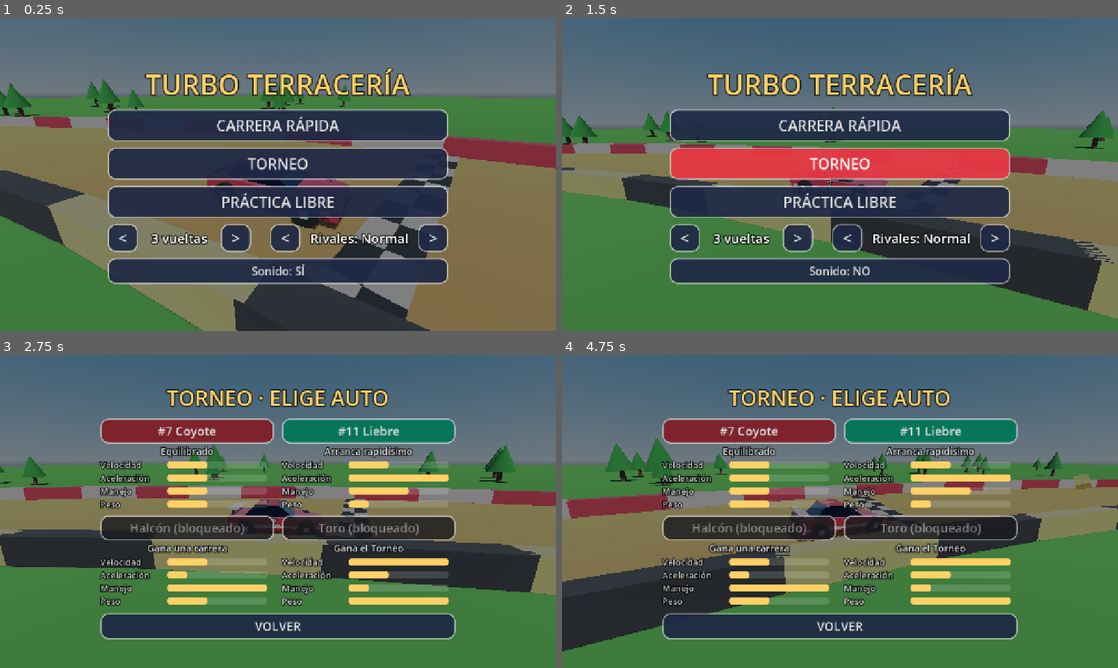
Above: before the commit, frames 1-4 (two rows, left to right).
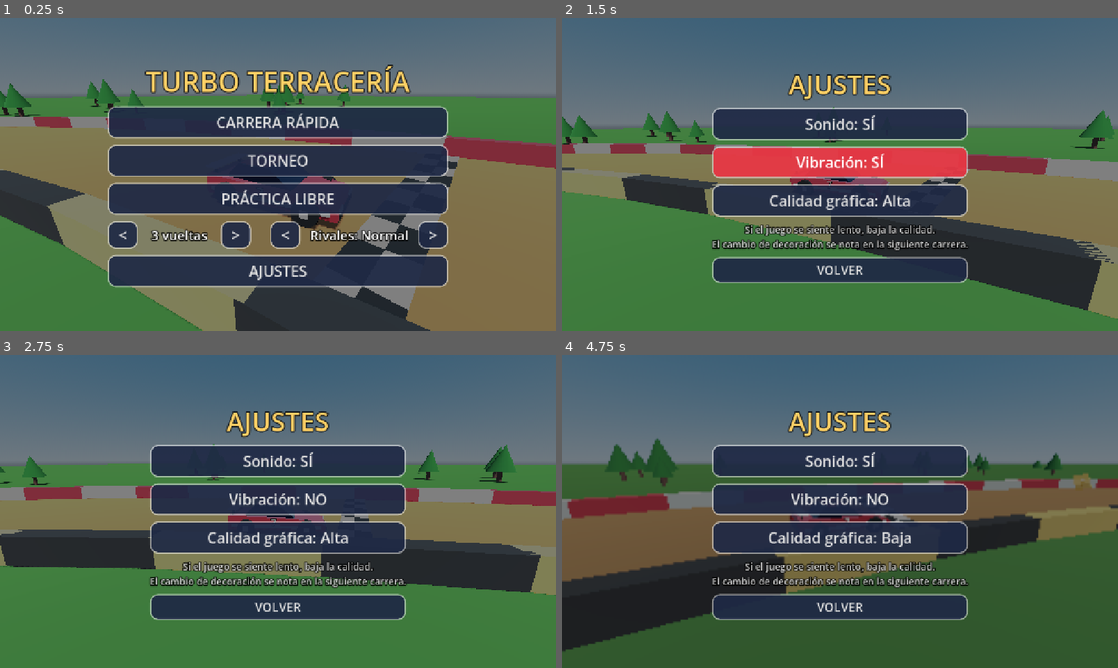
Above: after the commit, the same moments.

Repository: nasari1988/turbo-terraceria
Game: Godot game, scene res://scenes/main.tscn
The game is run twice, just before and just after one commit, with the same random seed, the same clock (stepped at 60 frames per second) and the same inputs.
Inputs (mouse positions are in pixels of both pictures, inside the frame that each line leads up to):
- Up to frame 1 (0.25 s): no input
- Up to frame 2 (1.5 s): click (840, 271) at 0.5 s, where only the run after the commit has a clickable "AJUSTES"; move the mouse to (962, 158) at 1.27 s; hold D (derecha) from 1.28 s (still down); hold W (acelerar) from 1.28 s (still down); click (962, 158) at 1.42 s
- Up to frame 3 (2.75 s): tap S (frenar) at 1.55 s; release D (derecha) at 2 s; release W (acelerar) at 2 s; drag from (166, 527) to (250, 574) at 2.02 s
- Up to frame 4 (4.75 s): move the mouse to (895, 442) at 2.77 s; hold D (derecha) 2.78-3.5 s; tap R (reiniciar) at 2.85 s; tap E (usar) at 3.05 s; drag from (812, 574) to (673, 464) at 3.52 s; move the mouse to (1006, 558) at 4.27 s; hold A (izquierda) from 4.28 s (still down); hold W (acelerar) from 4.28 s (still down); tap Enter (ui_accept) at 4.35, 4.52 s

The runs differ from the first frame. In frame 1, 13% of the frame differs, in the area x 19-81%, y 14-87%; in frame 2, 15%; in frame 3, 36%; in frame 4, 63%, in the area x 0-100%, y 10-100%.

Commit message:
Fase 5: control Bluetooth, ajustes de calidad, vibración, ícono y preparación para Google Play
- Mapeo de control (gatillos, palanca, cruceta, botones) y ocultar controles táctiles al usarlo
- Pantalla de ajustes: sonido, vibración y calidad gráfica (resolución 3D, sombras, decoración, polvo)
- Pausa automática al salir de la app, pantalla siempre encendida, límite de 60 FPS
- Ícono adaptativo y pantalla de carga originales; permiso de vibración
- Preset 'Android Play' (AAB con Gradle) y flujo de compilación firmada
- Ficha de tienda, política de privacidad, capturas 1920x1080 y guía de publicación

Co-Authored-By: Claude Opus 5.5 <noreply@anthropic.com>
Claude-Session: https://claude.ai/code/session_01JJstABNGxWC8pL9Fu4gGr9

Diff:
--- a/project.godot
+++ b/project.godot
@@ -6,10 +6,13 @@
 
 config/name="Turbo Terracería"
 config/description="Juego de carreras arcade para Android (prototipo)."
-config/version="0.4.0"
+config/version="0.5.0"
 run/main_scene="res://scenes/main.tscn"
 config/features=PackedStringArray("4.7", "Mobile")
 config/icon="res://icon.svg"
+boot_splash/bg_color=Color(0.29, 0.56, 0.85, 1)
+boot_splash/show_image=true
+boot_splash/image="res://assets/pantalla_carga.png"
 
 [display]
 
--- a/scripts/car.gd
+++ b/scripts/car.gd
@@ -509,7 +509,7 @@
 func _build_effects() -> void:
 	# Polvo de las llantas traseras.
 	_dust = CPUParticles3D.new()
-	_dust.amount = 22
+	_dust.amount = [8, 14, 22][preload("res://scripts/settings.gd").quality]
 	_dust.lifetime = 0.9
 	_dust.local_coords = false
 	_dust.emitting = false
--- a/scripts/main.gd
+++ b/scripts/main.gd
@@ -3,6 +3,7 @@
 ## los controles y el menú. Lo elegido vive en game_state.gd.
 
 const GameState := preload("res://scripts/game_state.gd")
+const Settings := preload("res://scripts/settings.gd")
 const Track := preload("res://scripts/track.gd")
 const SplineTrack := preload("res://scripts/spline_track.gd")
 const Car := preload("res://scripts/car.gd")
@@ -25,8 +26,15 @@
 }
 
 
+var _sun: DirectionalLight3D
+var _menu: Node
+
+
 func _ready() -> void:
 	_setup_input()
+	Settings.load_settings()
+	DisplayServer.screen_set_keep_on(true)
+	Engine.max_fps = 60
 
 	var sfx := Sfx.new()
 	sfx.name = "Sfx"
@@ -80,6 +88,8 @@
 	menu.race = race
 	menu.sfx = sfx
 	add_child(menu)
+	_menu = menu
+	apply_quality()
 
 	race.to_menu()
 	camera.snap()
@@ -90,14 +100,64 @@
 		camera.snap()
 
 
+## Botones y ejes de control (Bluetooth/USB, distribución tipo Xbox).
+const PAD_BUTTONS := {
+	"acelerar": [JOY_BUTTON_A],
+	"frenar": [JOY_BUTTON_B, JOY_BUTTON_X],
+	"izquierda": [JOY_BUTTON_DPAD_LEFT],
+	"derecha": [JOY_BUTTON_DPAD_RIGHT],
+	"reiniciar": [JOY_BUTTON_BACK],
+	"pausa": [JOY_BUTTON_START],
+	"usar": [JOY_BUTTON_Y, JOY_BUTTON_RIGHT_SHOULDER, JOY_BUTTON_LEFT_SHOULDER],
+}
+## [acción, eje, dirección]
+const PAD_AXES := [
+	["acelerar", JOY_AXIS_TRIGGER_RIGHT, 1.0],
+	["frenar", JOY_AXIS_TRIGGER_LEFT, 1.0],
+	["izquierda", JOY_AXIS_LEFT_X, -1.0],
+	["derecha", JOY_AXIS_LEFT_X, 1.0],
+]
+
+
 func _setup_input() -> void:
+	if InputMap.has_action("acelerar"):
+		return  # ya configurado (la escena se recarga entre carreras)
 	for action in ACTIONS:
-		if not InputMap.has_action(action):
-			InputMap.add_action(action)
+		InputMap.add_action(action, 0.2)
 		for key in ACTIONS[action]:
 			var ev := InputEventKey.new()
 			ev.physical_keycode = key
 			InputMap.action_add_event(action, ev)
+		for button in PAD_BUTTONS.get(action, []):
+			var jb := InputEventJoypadButton.new()
+			jb.button_index = button
+			InputMap.action_add_event(action, jb)
+	for a in PAD_AXES:
+		var jm := InputEventJoypadMotion.new()
+		jm.axis = a[1]
+		jm.axis_value = a[2]
+		InputMap.action_add_event(a[0], jm)
+	# Botones de menú (aceptar/regresar) con el control.
+	var accept := InputEventJoypadButton.new()
+	accept.button_index = JOY_BUTTON_A
+	InputMap.action_add_event("ui_accept", accept)
+
+
+## Aplica la calidad gráfica elegida (resolución 3D y sombras).
+func apply_quality() -> void:
+	var vp := get_viewport()
+	vp.scaling_3d_mode = Viewport.SCALING_3D_MODE_BILINEAR
+	vp.scaling_3d_scale = Settings.render_scale()
+	if _sun:
+		_sun.shadow_enabled = Settings.shadows()
+		_sun.directional_shadow_max_distance = 90.0 if Settings.quality == 2 else 55.0
+
+
+## Si el jugador sale de la app (llamada, notificación…), se pausa la carrera.
+func _notification(what: int) -> void:
+	if what == NOTIFICATION_APPLICATION_FOCUS_OUT or what == NOTIFICATION_APPLICATION_PAUSED:
+		if _menu and _menu.has_method("pause_from_outside"):
+			_menu.pause_from_outside()
 
 
 func _setup_environment(t: Dictionary) -> void:
@@ -124,6 +184,7 @@
 	add_child(world)
 
 	var sun := DirectionalLight3D.new()
+	_sun = sun
 	sun.rotation_degrees = Vector3(-55, 35, 0)
 	sun.light_energy = t.sun_energy
 	sun.light_color = t.sun
--- a/scripts/menu.gd
+++ b/scripts/menu.gd
@@ -3,6 +3,7 @@
 ## Funciona aunque el juego esté en pausa.
 
 const GameState := preload("res://scripts/game_state.gd")
+const Settings := preload("res://scripts/settings.gd")
 
 var race: Node
 var sfx: Node
@@ -16,6 +17,9 @@
 var _pause: VBoxContainer
 var _results: VBoxContainer
 var _tour: VBoxContainer
+var _options: VBoxContainer
+var _vibe_button: Button
+var _quality_button: Button
 var _results_table: GridContainer
 var _results_title: Label
 var _results_extra: Label
@@ -48,6 +52,7 @@
 	_build_pause()
 	_build_results()
 	_build_tournament()
+	_build_options()
 
 	race.state_changed.connect(_on_state)
 	race.player_finished.connect(func():
@@ -93,11 +98,41 @@
 	_change_laps(0)
 	_change_difficulty(0)
 
-	_sound_button = _small_button("", _toggle_sound)
-	_sound_button.custom_minimum_size = Vector2(420, 60)
-	_sound_button.add_theme_font_size_override("font_size", 26)
-	_main.add_child(_sound_button)
+	_main.add_child(_button("AJUSTES", func(): _show(_options)))
+
+
+func _build_options() -> void:
+	_options = _panel()
+	_options.add_child(_label("AJUSTES", 60, Color("ffd166")))
+	_sound_button = _button("", _toggle_sound)
+	_options.add_child(_sound_button)
+	_vibe_button = _button("", func():
+		Settings.vibration = not Settings.vibration
+		Settings.save()
+		_refresh_options())
+	_options.add_child(_vibe_button)
+	_quality_button = _button("", func():
+		Settings.quality = (Settings.quality + 2) % 3
+		Settings.save()
+		_refresh_options()
+		_apply_quality())
+	_options.add_child(_quality_button)
+	_options.add_child(_label("Si el juego se siente lento, baja la calidad.\nEl cambio de decoración se nota en la siguiente carrera.", 22, Color(1, 1, 1, 0.8)))
+	_options.add_child(_back_button(func(): _show(_main)))
 	_apply_sound()
+	_refresh_options()
+
+
+func _refresh_options() -> void:
+	_sound_button.text = "Sonido: " + ("SÍ" if _sound_on else "NO")
+	_vibe_button.text = "Vibración: " + ("SÍ" if Settings.vibration else "NO")
+	_quality_button.text = "Calidad gráfica: " + Settings.QUALITY_NAMES[Settings.quality]
+
+
+func _apply_quality() -> void:
+	var main := get_parent()
+	if main.has_method("apply_quality"):
+		main.apply_quality()
 
 
 func _choose(kind: String) -> void:
@@ -324,7 +359,7 @@
 
 
 func _show(panel: Control) -> void:
-	for p in [_main, _tracks, _cars, _pause, _results, _tour]:
+	for p in [_main, _tracks, _cars, _pause, _results, _tour, _options]:
 		p.get_parent().visible = p == panel
 	_dim.visible = panel != null
 
@@ -353,19 +388,17 @@
 
 
 func _load_settings() -> void:
-	var cfg := ConfigFile.new()
-	if cfg.load(SETTINGS_PATH) == OK:
-		_laps = cfg.get_value("carrera", "vueltas", 3)
-		race.difficulty = cfg.get_value("carrera", "dificultad", 1)
-		_sound_on = cfg.get_value("general", "sonido", true)
+	Settings.load_settings()
+	_laps = Settings.laps
+	race.difficulty = Settings.difficulty
+	_sound_on = Settings.sound
 
 
 func _save_settings() -> void:
-	var cfg := ConfigFile.new()
-	cfg.set_value("carrera", "vueltas", _laps)
-	cfg.set_value("carrera", "dificultad", race.difficulty)
-	cfg.set_value("general", "sonido", _sound_on)
-	cfg.save(SETTINGS_PATH)
+	Settings.laps = _laps
+	Settings.difficulty = race.difficulty
+	Settings.sound = _sound_on
+	Settings.save()
 
 
 func _change_laps(step: int) -> void:
@@ -375,6 +408,11 @@
 	_laps_label.text = "%d vuelta%s" % [_laps, "" if _laps == 1 else "s"]
 	if step != 0:
 		_save_settings()
+
+
+func pause_from_outside() -> void:
+	if not get_tree().paused and (race.state == race.State.COUNTDOWN or race.state == race.State.RACING):
+		_open_pause()
 
 
 func _open_pause() -> void:
--- a/scripts/powerups.gd
+++ b/scripts/powerups.gd
@@ -2,6 +2,8 @@
 ## Cajas de power-ups en la pista y efectos de cada objeto:
 ## TURBO (empujón), ESCUDO (protege), ACEITE (mancha que hace girar) y
 ## ONDA (empuja a los autos cercanos).
+
+const Settings := preload("res://scripts/settings.gd")
 
 signal item_picked(car: Node3D, kind: String)
 signal item_used(car: Node3D, kind: String)
@@ -188,7 +190,8 @@
 			return
 		if victim == owner_car and OIL_LIFETIME - oil.time < oil.grace:
 			return
-		victim.hit("aceite")
+		if victim.hit("aceite") and victim.use_player_input and Settings.vibration:
+			Input.vibrate_handheld(120)
 		oil.time = 0.0)
 	if owner_car.has_method("_play"):
 		owner_car._play("aceite", -4.0, 1.3)
@@ -203,7 +206,8 @@
 		d.y = 0.0
 		if d.length() < WAVE_RADIUS:
 			var push := d.normalized() * 13.0 + Vector3.UP * 5.0
-			c.hit("onda", push)
+			if c.hit("onda", push) and c.use_player_input and Settings.vibration:
+				Input.vibrate_handheld(150)
 	_ring_effect(center)
 	var sfx := get_tree().get_first_node_in_group("sfx")
 	if sfx:
--- /dev/null
+++ b/scripts/settings.gd
@@ -0,0 +1,50 @@
+extends RefCounted
+## Ajustes del jugador (se guardan en user://ajustes.cfg): vueltas,
+## dificultad, sonido, vibración y calidad gráfica.
+
+const PATH := "user://ajustes.cfg"
+const QUALITY_NAMES := ["Baja", "Media", "Alta"]
+
+static var laps := 3
+static var difficulty := 1
+static var sound := true
+static var vibration := true
+static var quality := 2          # 0 = baja, 1 = media, 2 = alta
+static var _loaded := false
+
+
+static func load_settings() -> void:
+	if _loaded:
+		return
+	_loaded = true
+	var cfg := ConfigFile.new()
+	if cfg.load(PATH) != OK:
+		return
+	laps = cfg.get_value("carrera", "vueltas", laps)
+	difficulty = cfg.get_value("carrera", "dificultad", difficulty)
+	sound = cfg.get_value("general", "sonido", sound)
+	vibration = cfg.get_value("general", "vibracion", vibration)
+	quality = cfg.get_value("general", "calidad", quality)
+
+
+static func save() -> void:
+	var cfg := ConfigFile.new()
+	cfg.set_value("carrera", "vueltas", laps)
+	cfg.set_value("carrera", "dificultad", difficulty)
+	cfg.set_value("general", "sonido", sound)
+	cfg.set_value("general", "vibracion", vibration)
+	cfg.set_value("general", "calidad", quality)
+	cfg.save(PATH)
+
+
+## Escala de resolución 3D, sombras y cantidad de decoración por calidad.
+static func render_scale() -> float:
+	return [0.6, 0.8, 1.0][quality]
+
+
+static func shadows() -> bool:
+	return quality >= 1
+
+
+static func scenery_density() -> float:
+	return [0.35, 0.7, 1.0][quality]
--- a/scripts/spline_track.gd
+++ b/scripts/spline_track.gd
@@ -425,7 +425,8 @@
 
 ## Reparte copias de `mesh` fuera de la pista, entre `min_d` y `max_d` metros
 ## del muro. Con `face_road`, se orientan hacia el camino.
-func _scatter(mesh: Mesh, count: int, min_d: float, max_d: float, smin: float, smax: float, face_road := false) -> void:
+func _scatter(mesh: Mesh, total: int, min_d: float, max_d: float, smin: float, smax: float, face_road := false) -> void:
+	var count := maxi(1, int(total * preload("res://scripts/settings.gd").scenery_density()))
 	var mm := MultiMesh.new()
 	mm.transform_format = MultiMesh.TRANSFORM_3D
 	mm.mesh = mesh
--- a/scripts/track.gd
+++ b/scripts/track.gd
@@ -176,7 +176,7 @@
 	# Árboles alrededor (sin colisión: quedan fuera de los muros).
 	var rng := RandomNumberGenerator.new()
 	rng.seed = 2026
-	for i in 70:
+	for i in int(70 * preload("res://scripts/settings.gd").scenery_density()):
 		var ang := rng.randf() * TAU
 		var r := rng.randf_range(1.15, 1.9)
 		var pos := Vector3(cos(ang) * OUTER.x * r, 0, sin(ang) * OUTER.y * r * 1.3)
--- a/scripts/ui.gd
+++ b/scripts/ui.gd
@@ -1,4 +1,6 @@
 extends CanvasLayer
+
+const Settings := preload("res://scripts/settings.gd")
 ## Controles táctiles (multitáctil) y HUD de carrera: vuelta, posición,
 ## tiempos, velocímetro, cuenta regresiva y avisos.
 
@@ -17,6 +19,7 @@
 var _item: TouchScreenButton
 var _item_label: Label
 var _last_count := -1
+var _using_pad := false
 
 var _hud: Control
 var _speed_label: Label
@@ -73,6 +76,10 @@
 			show_notice("¡" + powerups.item_name(kind) + "!", Color("ffb347"), 1.2)
 			if sfx: sfx.play("item", -6.0))
 	_on_state(race.state)
+	car.impact.connect(func(strength): _vibrate(int(clampf(strength * 3.0, 25.0, 90.0))))
+	_using_pad = Input.get_connected_joypads().size() > 0
+	Input.joy_connection_changed.connect(func(_d, connected): _set_pad(connected))
+	_apply_touch_visibility()
 
 
 func show_notice(text: String, color := Color.WHITE, seconds := 2.0) -> void:
@@ -88,10 +95,37 @@
 	show_notice(t + ("  ¡MEJOR!" if is_best else ""), Color("8ef58e") if is_best else Color.WHITE)
 
 
+## Con control conectado se esconden los botones táctiles; al tocar la
+## pantalla vuelven a aparecer.
+func _input(event: InputEvent) -> void:
+	if event is InputEventJoypadButton or (event is InputEventJoypadMotion and absf(event.axis_value) > 0.5):
+		_set_pad(true)
+	elif event is InputEventScreenTouch:
+		_set_pad(false)
+
+
+func _set_pad(on: bool) -> void:
+	if on != _using_pad:
+		_using_pad = on
+		_apply_touch_visibility()
+
+
+func _apply_touch_visibility() -> void:
+	_on_state(race.state)
+
+
+func _vibrate(ms: int) -> void:
+	if Settings.vibration and not _using_pad:
+		Input.vibrate_handheld(ms)
+	if _using_pad:
+		for id in Input.get_connected_joypads():
+			Input.start_joy_vibration(id, 0.4, 0.8, ms / 1000.0)
+
+
 func _on_state(s: int) -> void:
 	var driving: bool = s == race.State.COUNTDOWN or s == race.State.RACING
 	for b in _buttons:
-		b.visible = driving
+		b.visible = driving and not _using_pad
 	_hud.visible = s != race.State.MENU
 	for l in [_speed_label, _lap_label, _pos_label, _time_label, _laps_info]:
 		l.visible = driving
@@ -141,7 +175,7 @@
 
 	# Botón del objeto: solo aparece si traes uno.
 	var driving: bool = race.state == race.State.COUNTDOWN or race.state == race.State.RACING
-	_item.visible = driving and car.item != ""
+	_item.visible = driving and car.item != "" and not _using_pad
 	_item_label.text = powerups.item_name(car.item)
 
 	# Pitidos de la cuenta regresiva.
Binary file added: assets/icono_192.png
Not shown, added: assets/icono_192.png.import
Binary file added: assets/icono_fondo_432.png
Not shown, added: assets/icono_fondo_432.png.import
Binary file added: assets/icono_frente_432.png
Not shown, added: assets/icono_frente_432.png.import
Binary file added: assets/pantalla_carga.png
Not shown, added: assets/pantalla_carga.png.import
Not shown, changed: export_presets.cfg
Binary file added: play/captura_1_desierto.png
Not shown, added: play/captura_1_desierto.png.import
Binary file added: play/captura_2_bosque.png
(and 13 more such lines)
